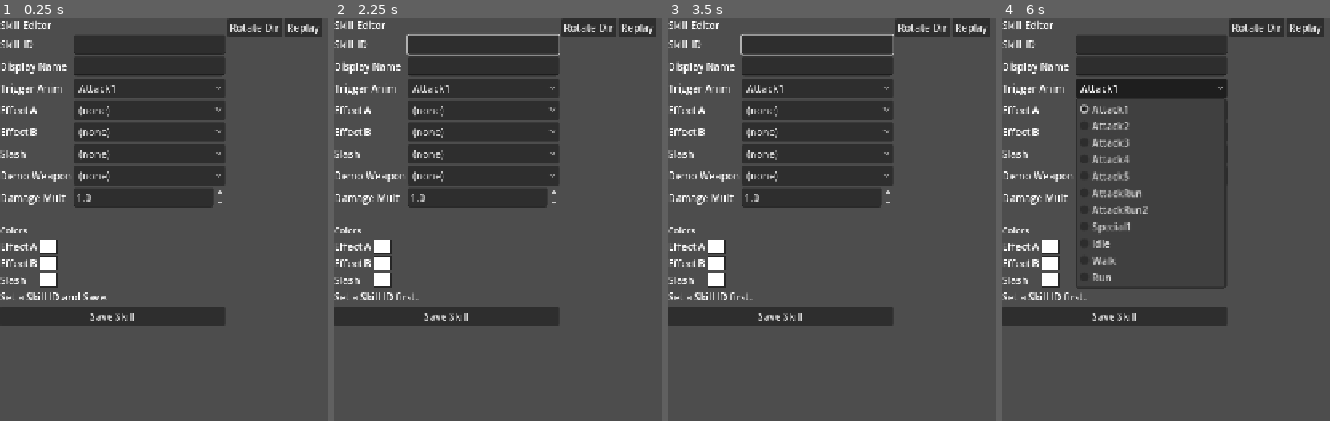
Above: before the commit, frames 1-4 (left to right).
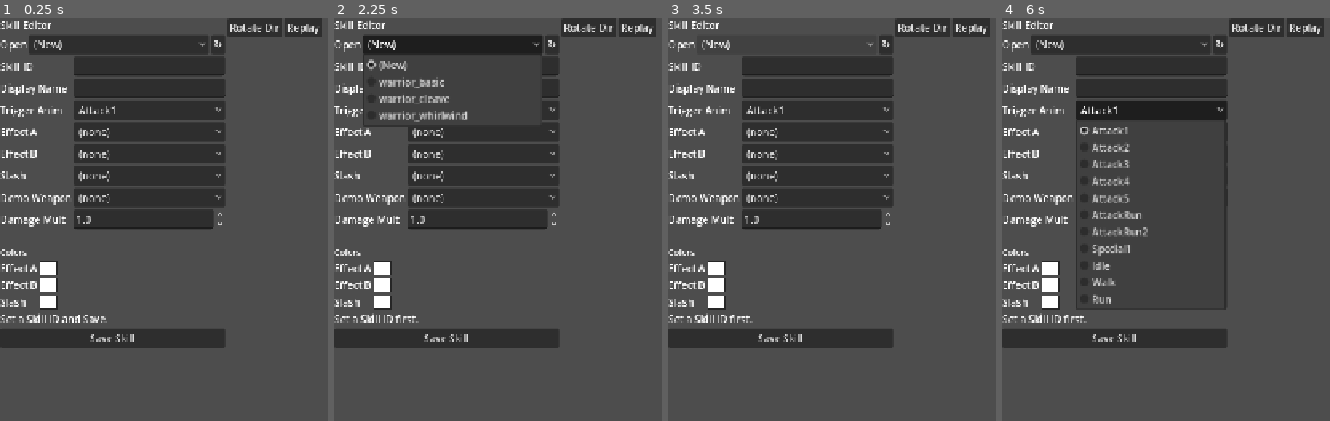
Above: after the commit, the same moments.

Repository: lenzerevans1995-coder/IsoArpg
Game: Godot game, scene res://dev_scenes/skill_editor.tscn
The game is run twice, just before and just after one commit, with the same random seed, the same clock (stepped at 60 frames per second) and the same inputs. This scene is started directly instead of the project's main scene.
Inputs (mouse positions are in pixels of both pictures, inside the frame that each line leads up to):
- Up to frame 1 (0.25 s): no input
- Up to frame 2 (2.25 s): click (553, 46) at 0.5 s, where only the run after the commit has a clickable "↻"; click "Save Skill" at 1.25 s; click (452, 46) at 2 s, where only the run after the commit has a clickable "(New)"
- Up to frame 3 (3.5 s): click (786, 46) at 2.75 s, where only the run after the commit has a clickable "(New)"
- Up to frame 4 (6 s): click "Replay" at 3.5 s; click "Replay" at 4.25 s; click "Replay" at 5 s; click "Attack1" at 5.75 s

The runs differ from the first frame. In frame 1, 13% of the frame differs, in the area x 0-69%, y 4-82%; in frame 2, 15%; in frame 3, 13%; in frame 4, 15%.

Commit message:
Skill editor: 'Open' dropdown to load + edit saved skills
Top of the form gets an 'Open' OptionButton + ↻ refresh button.

Open dropdown: '(New)' + every .tres under res://data/skills/ in
alpha order. Pick a saved skill -> _def becomes a duplicate of the
loaded resource (so in-progress edits don't mutate the file until
Save), and every form field + color button + the live preview
updates to match. Pick (New) -> blank SkillDef.

↻ button re-scans the folder. Auto-runs on Save so a freshly-saved
skill shows up without manual rescan, and the dropdown re-selects
whichever skill is currently being edited.

Workflow: open skill -> tweak effects/colors/anim -> press Save (same
button as before) -> .tres overwrites in place. Or pick (New),
author from scratch, save with new id. Same data shape, no migration.

Diff:
--- a/dev_scenes/skill_editor.gd
+++ b/dev_scenes/skill_editor.gd
@@ -51,6 +51,7 @@
 var _f_weapon: OptionButton
 var _f_dmg: SpinBox
 var _info_label: Label
+var _f_open: OptionButton
 # Which weapon the preview rig currently holds. Editor-only — not saved.
 var _preview_weapon: String = ""
 
@@ -118,6 +119,25 @@
 	left_scroll.add_child(left)
 
 	_add_label(left, "Skill Editor", 16)
+
+	# Open / new selector — drops down a list of every saved skill
+	# (.tres files under res://data/skills/) plus a (New) entry that
+	# resets the form to a blank SkillDef. Loads the picked skill into
+	# the form so it can be edited in-place and re-saved.
+	var open_row := HBoxContainer.new()
+	left.add_child(open_row)
+	var open_lbl := Label.new(); open_lbl.text = "Open"; open_row.add_child(open_lbl)
+	_f_open = OptionButton.new()
+	_f_open.size_flags_horizontal = Control.SIZE_EXPAND_FILL
+	_f_open.item_selected.connect(_on_open_selected)
+	open_row.add_child(_f_open)
+	var refresh_btn := Button.new()
+	refresh_btn.text = "↻"
+	refresh_btn.tooltip_text = "Re-scan data/skills/"
+	refresh_btn.pressed.connect(_refresh_open_dropdown)
+	open_row.add_child(refresh_btn)
+	_refresh_open_dropdown()
+
 	var grid := GridContainer.new(); grid.columns = 2
 	left.add_child(grid)
 	_f_id      = _add_str_row(grid, "Skill ID", _on_id_changed)
@@ -375,8 +395,63 @@
 	var err := ResourceSaver.save(_def, path)
 	if err == OK:
 		_info_label.text = "Saved -> %s" % path
+		# Refresh the Open dropdown so a freshly-saved skill appears
+		# without the user clicking the ↻ button.
+		_refresh_open_dropdown()
 	else:
 		_info_label.text = "Save FAILED (err=%d)" % err
+
+# Walk data/skills/ and rebuild the Open dropdown. Index 0 is always
+# (New) — selecting it resets the form to a blank SkillDef.
+func _refresh_open_dropdown() -> void:
+	if _f_open == null:
+		return
+	var current_id: String = String(_def.skill_id) if _def != null else ""
+	_f_open.clear()
+	_f_open.add_item("(New)", 0)
+	var ids: Array[String] = []
+	if DirAccess.dir_exists_absolute(SKILLS_DIR):
+		var d := DirAccess.open(SKILLS_DIR)
+		if d != null:
+			d.list_dir_begin()
+			var fn := d.get_next()
+			while fn != "":
+				if fn.ends_with(".tres"):
+					ids.append(fn.left(fn.length() - 5))
+				fn = d.get_next()
+			d.list_dir_end()
+	ids.sort()
+	for id in ids:
+		_f_open.add_item(id)
+	# Re-select whatever was active before the refresh so the user
+	# doesn't lose their position when they save.
+	for i in range(_f_open.item_count):
+		if _f_open.get_item_text(i) == current_id:
+			_f_open.selected = i
+			break
+
+func _on_open_selected(idx: int) -> void:
+	if idx <= 0:
+		# (New) — fresh blank SkillDef.
+		_def = SkillDefScript.new()
+		_load_fields_from_def()
+		_refresh_preview()
+		return
+	var id: String = _f_open.get_item_text(idx)
+	var path: String = "%s/%s.tres" % [SKILLS_DIR, id]
+	if not FileAccess.file_exists(path):
+		_info_label.text = "Missing: %s" % path
+		return
+	var loaded: Resource = load(path)
+	if loaded == null or not (loaded is SkillDefScript):
+		_info_label.text = "Could not load %s" % path
+		return
+	# Use a duplicate so unsaved edits don't mutate the on-disk
+	# resource until Save is pressed.
+	_def = loaded.duplicate(true)
+	_load_fields_from_def()
+	_refresh_preview()
+	_info_label.text = "Loaded %s" % id
 
 func _load_fields_from_def() -> void:
 	_f_id.text = String(_def.skill_id)
